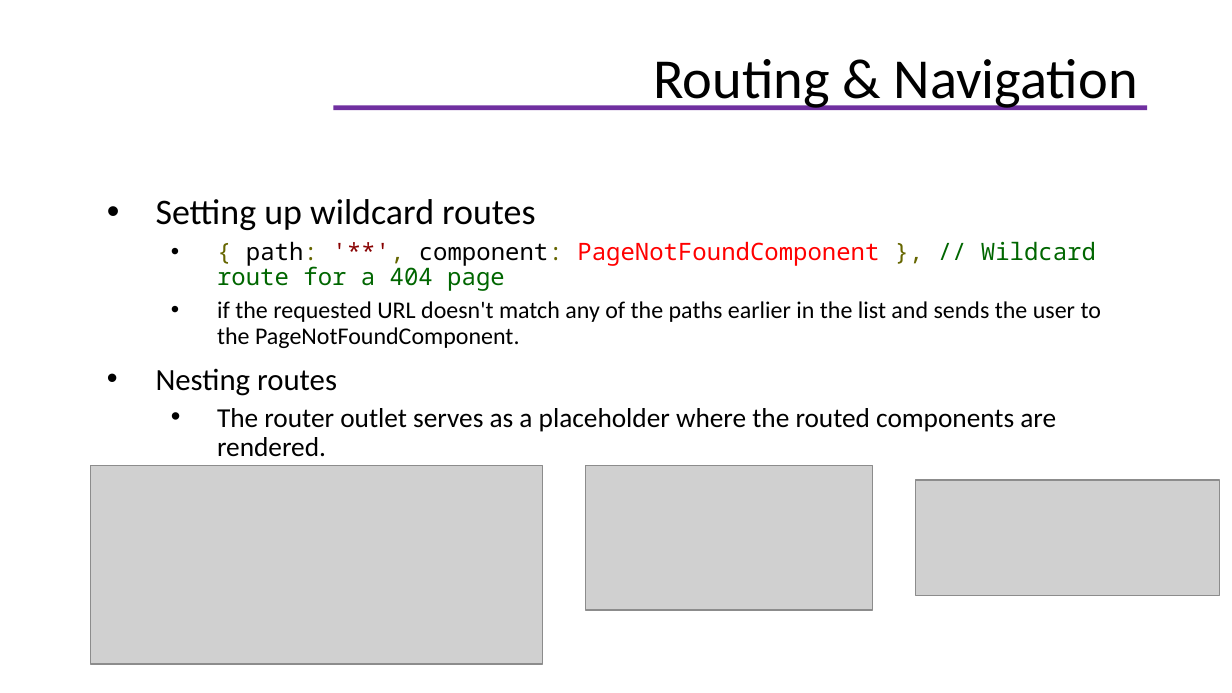
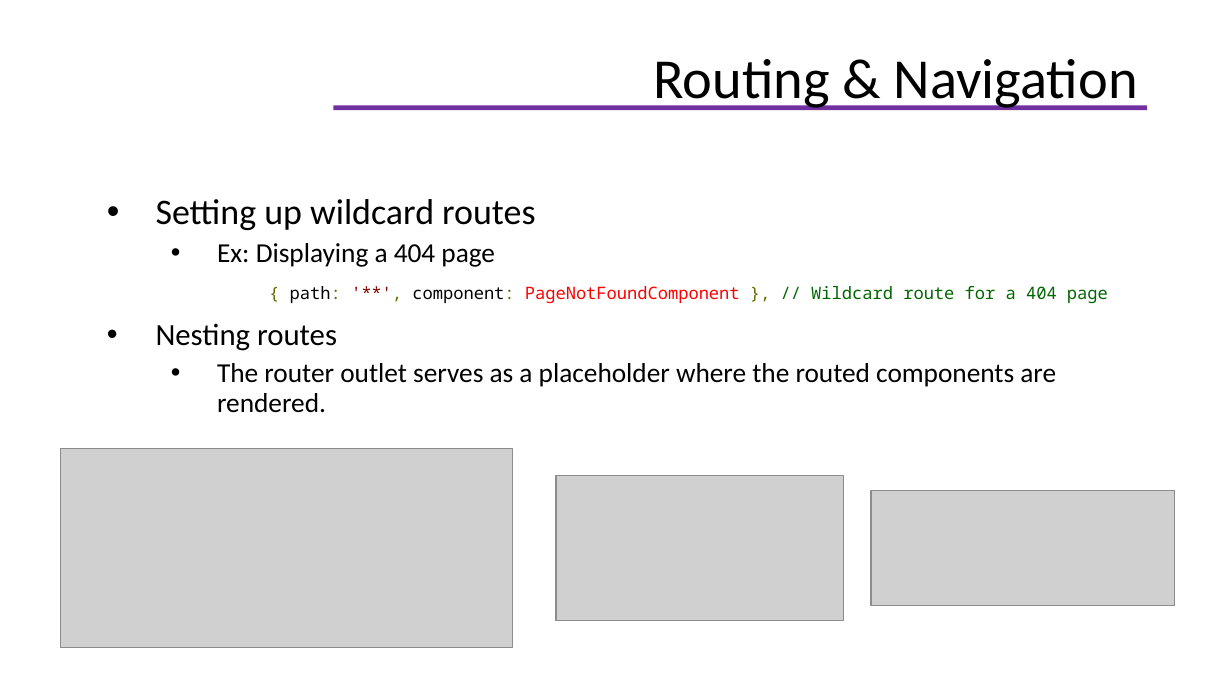
Before and after one commit to helenhash/angular-training, a slide deck: slide 105 of docs/Angular Training.pptx (slide 102 before the commit). Drawn at 1232x693 pixels with LibreOffice and Linux fonts; fonts in the diff are those of the drawing; grey boxes stand for pictures; background and template pictures are left out. Boxes give left, top, right and bottom in pixels: in the first picture for what was removed or moved away, otherwise in the second. Text is boxed around its words. In the diff, an @@ line names an element or a change of style, - is before the commit and + after.

```diff
--- a/docs/Angular Training.pptx
+++ b/docs/Angular Training.pptx
@@ text at <box>217,243,495,267</box>: paragraph added @@
+  • Ex: Displaying a 404 page
@@ text at <box>290,286,1108,304</box>: size 14 to 10 pt in "{ path: '**', component: PageNotFoundComponent }, // ..."; bullet • to none @@
@@ text at <box>217,301,1101,348</box>: paragraph removed @@
-  • if the requested URL doesn't match any of the paths earlier in the list and sends the user to the PageNotFoundComponent.
@@ picture: place and size @@
-picture at <box>90,466,542,664</box>
+picture at <box>60,448,513,647</box>
@@ picture: place and size @@
-picture at <box>585,466,872,611</box>
+picture at <box>556,476,843,621</box>
@@ picture: place and size @@
-picture at <box>915,480,1220,596</box>
+picture at <box>871,490,1175,606</box>
```
Also in this commit, not shown: 8 other slides changed, 6 slides added, 1 other file.
